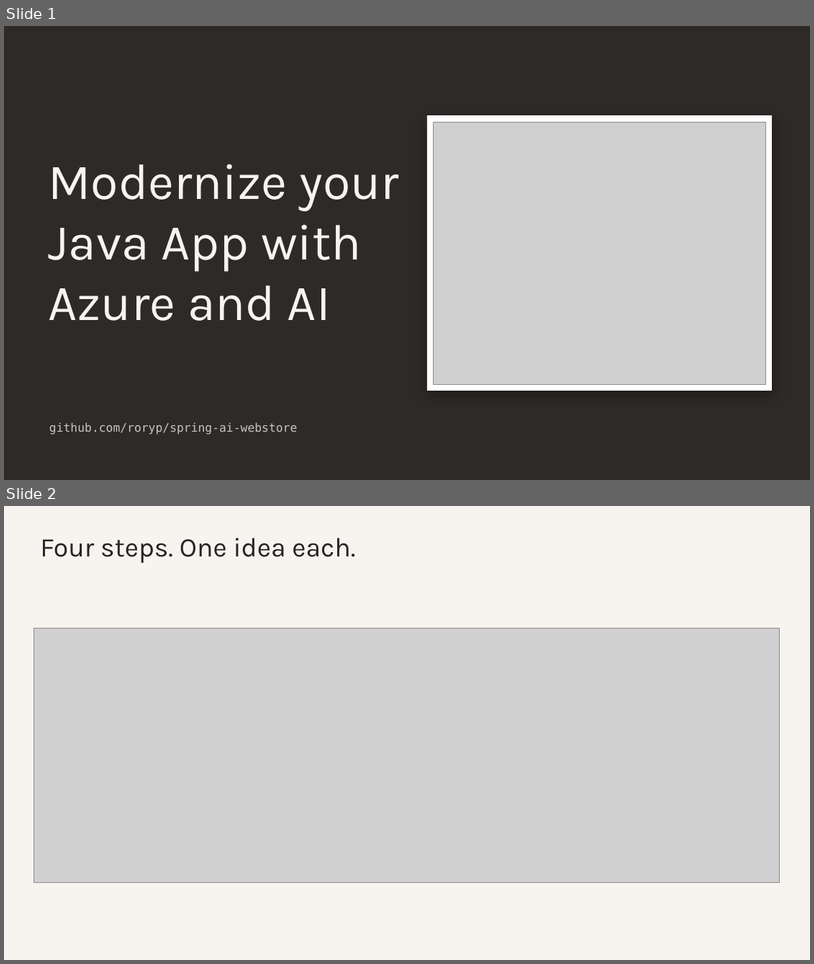
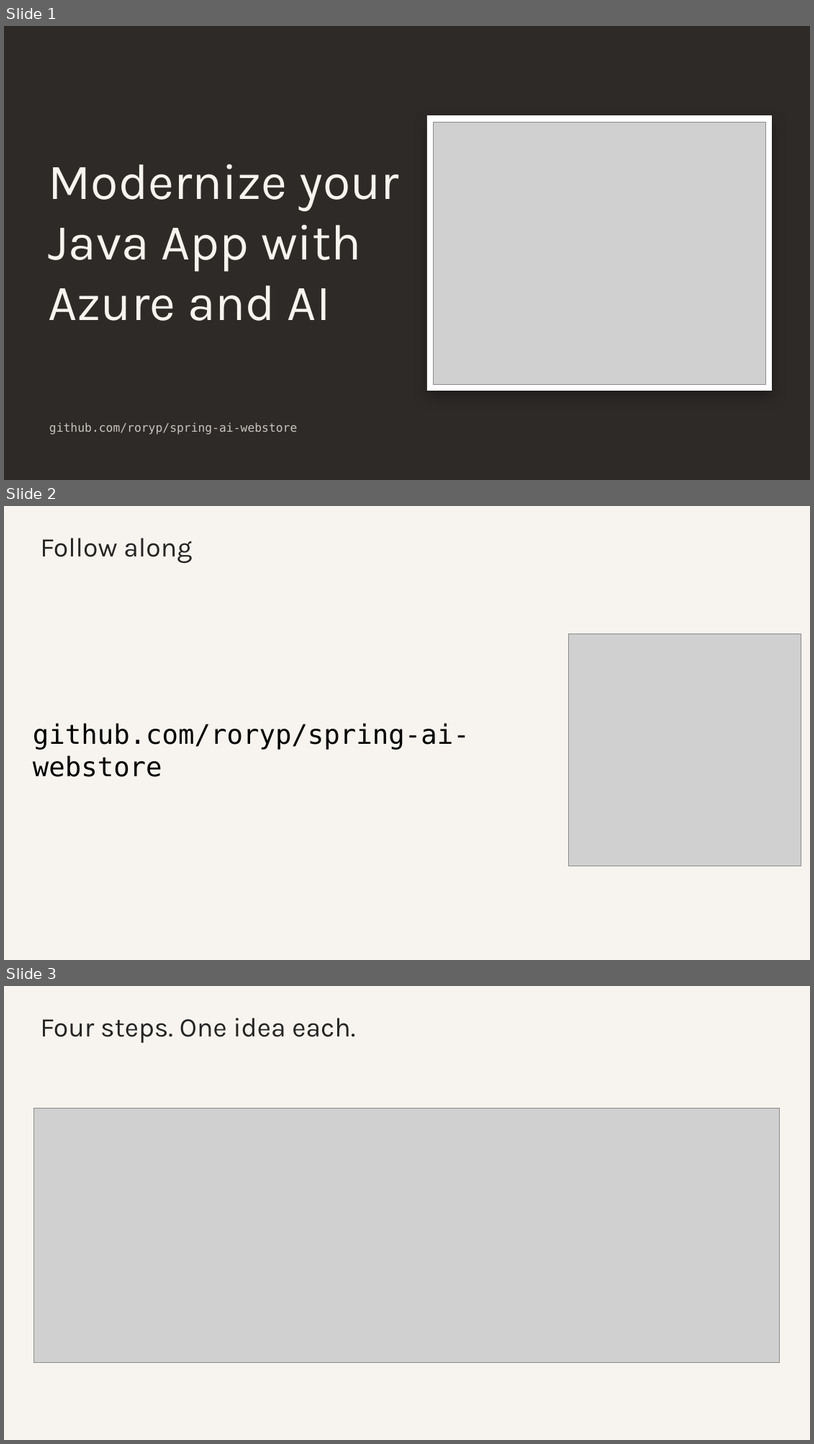
Before and after one commit to roryp/spring-ai-webstore, a slide deck: docs/trail-store-workshop.pptx. Shown one above the other, each under a label of ours: slides 1 and 2 before the commit, slides 1, 2 and 3 after it. The pictures are 814x964 and 814x1444 pixels, drawn with LibreOffice and Linux fonts; fonts in the diff are those of the drawing; grey boxes stand for pictures. Boxes give left, top, right and bottom in pixels: in the first picture for what was removed or moved away, otherwise in the second. Text is boxed around its words. In the diff, an @@ line names an element or a change of style, - is before the commit and + after.

```diff
--- a/docs/trail-store-workshop.pptx
+++ b/docs/trail-store-workshop.pptx
@@ slide 2 added at (4, 506, 810, 960), background #F7F4EF @@
@@ text added at (40, 538, 192, 563), 32 pt, text #242424 @@
+Follow along
@@ picture added at (570, 633, 802, 866) @@
@@ text added at (33, 723, 470, 777), 32 pt, text #000000 @@
+github.com/roryp/spring-ai-webstore
@@ what was slide 2 is now slide 3 @@
```
Also in this commit, not shown: 5 slides changed, 3 other slides added.
